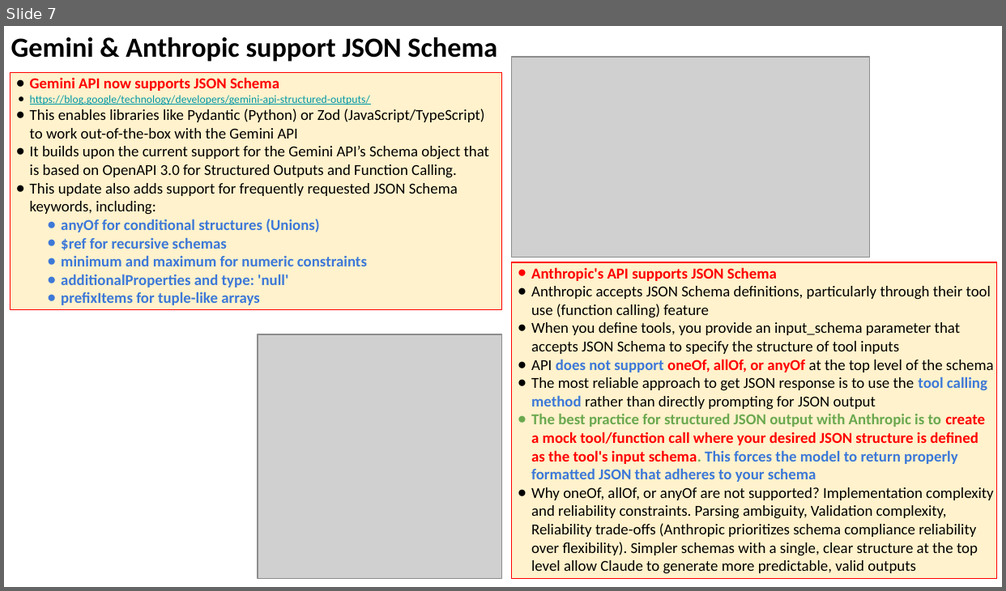
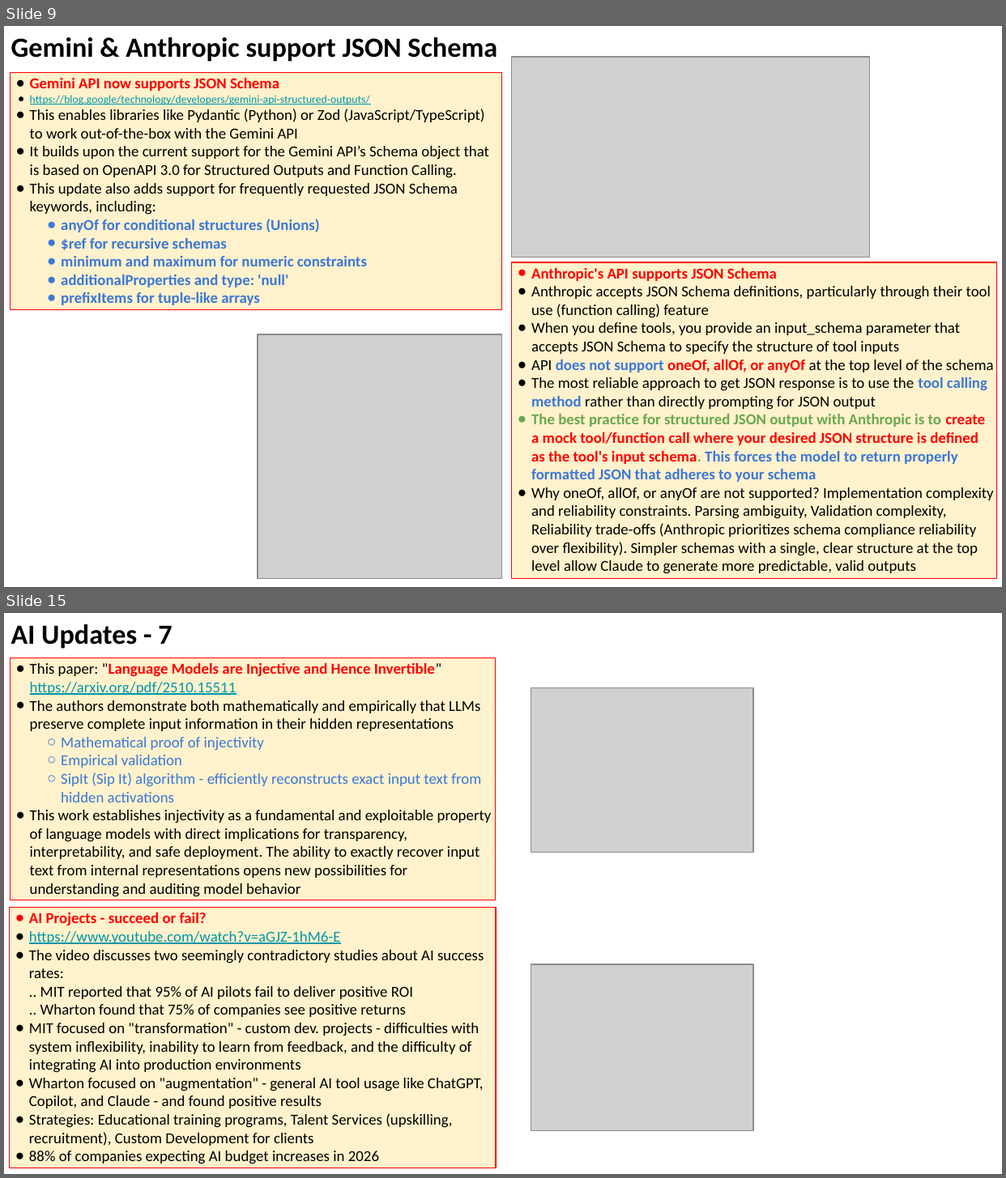
Before and after one commit to lselector/seminar, a slide deck: 2025/2025-11-14-AI-Updates.pptx. Shown one above the other, each under a label of ours: slide 7 before the commit, slides 9 and 15 after it; the slides between them are not shown. The pictures are 1006x591 and 1006x1178 pixels, drawn with LibreOffice and Linux fonts; fonts in the diff are those of the drawing; grey boxes stand for pictures. Boxes give left, top, right and bottom in pixels: in the first picture for what was removed or moved away, otherwise in the second. Text is boxed around its words. In the diff, an @@ line names an element or a change of style, - is before the commit and + after.

```diff
--- a/2025/2025-11-14-AI-Updates.pptx
+++ b/2025/2025-11-14-AI-Updates.pptx
@@ slide 15 added at box(4, 613, 1002, 1174), background #FFFFFF @@
@@ text added at box(11, 624, 172, 649), 20 pt, text #000000, bold @@
+AI Updates - 7
@@ rectangle added at box(10, 658, 495, 901), fill #FFF2CC, outline #FF0000 0.75 pt, 11 pt, text #000000 @@
+● This paper: "Language Models are Injective and Hence Invertible"
+  https://arxiv.org/pdf/2510.15511
+● The authors demonstrate both mathematically and empirically that LLMs preserve complete input information in their hidden representations
+  ○ Mathematical proof of injectivity
+  ○ Empirical validation
+  ○ SipIt (Sip It) algorithm - efficiently reconstructs exact input text from hidden activations
+● This work establishes injectivity as a fundamental and exploitable property of language models with direct implications for transparency, interpretability, and safe deployment. The ability to exactly recover input text from internal representations opens new possibilities for understanding and auditing model behavior
@@ picture added at box(530, 688, 753, 853) @@
@@ rectangle added at box(9, 907, 495, 1168), fill #FFF2CC, outline #FF0000 0.75 pt, 11 pt, text #000000 @@
+● AI Projects - succeed or fail?
+● https://www.youtube.com/watch?v=aGJZ-1hM6-E
+● The video discusses two seemingly contradictory studies about AI success rates:
+  .. MIT reported that 95% of AI pilots fail to deliver positive ROI
+  .. Wharton found that 75% of companies see positive returns
+● MIT focused on "transformation" - custom dev. projects - difficulties with system inflexibility, inability to learn from feedback, and the difficulty of integrating AI into production environments
+● Wharton focused on "augmentation" - general AI tool usage like ChatGPT, Copilot, and Claude - and found positive results
+● Strategies: Educational training programs, Talent Services (upskilling, recruitment), Custom Development for clients
+● 88% of companies expecting AI budget increases in 2026
@@ picture added at box(530, 965, 753, 1131) @@
@@ what was slide 7 is now slide 9 @@
```
Also in this commit, not shown: 5 slides changed, 8 other slides added, 1 slide removed.
